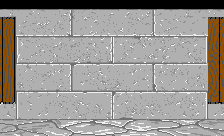
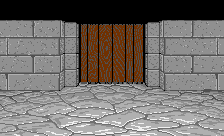
Layer changes from the first 224px x 136px image to the second:
hid "wall-1" over [16, 9, 208, 120]
hid "door-1.png" over [64, 17, 160, 104]
hid "door-1r.png" over [156, 14, 181, 108]
hid "door-1l.png" over [43, 14, 68, 108]
hid "door-1r.png #1", moved it above "wall-1r" over [193, 17, 224, 104]
hid "wall-1r" over [164, 9, 224, 120]
hid "door-1l.png #1", moved it above "wall-1lb" over [0, 17, 31, 104]
hid "wall-1lb" over [0, 9, 60, 120]
added layer "door-2.png" above "door-2r.png" over [80, 24, 144, 84]
added layer "door-2r.png" above "door-2l.png" over [142, 22, 163, 87]
added layer "door-2l.png" above "wall-2r" over [61, 22, 82, 87]
showed "wall-2r" over [149, 20, 224, 91]
added layer "door-2r" above "wall-2l" over [161, 24, 224, 84]
showed "wall-2l" over [0, 20, 75, 91]
added layer "door-2l" above "wall-f3.png" over [0, 24, 63, 84]
hid "wall-f3.png" over [65, 25, 160, 76]
